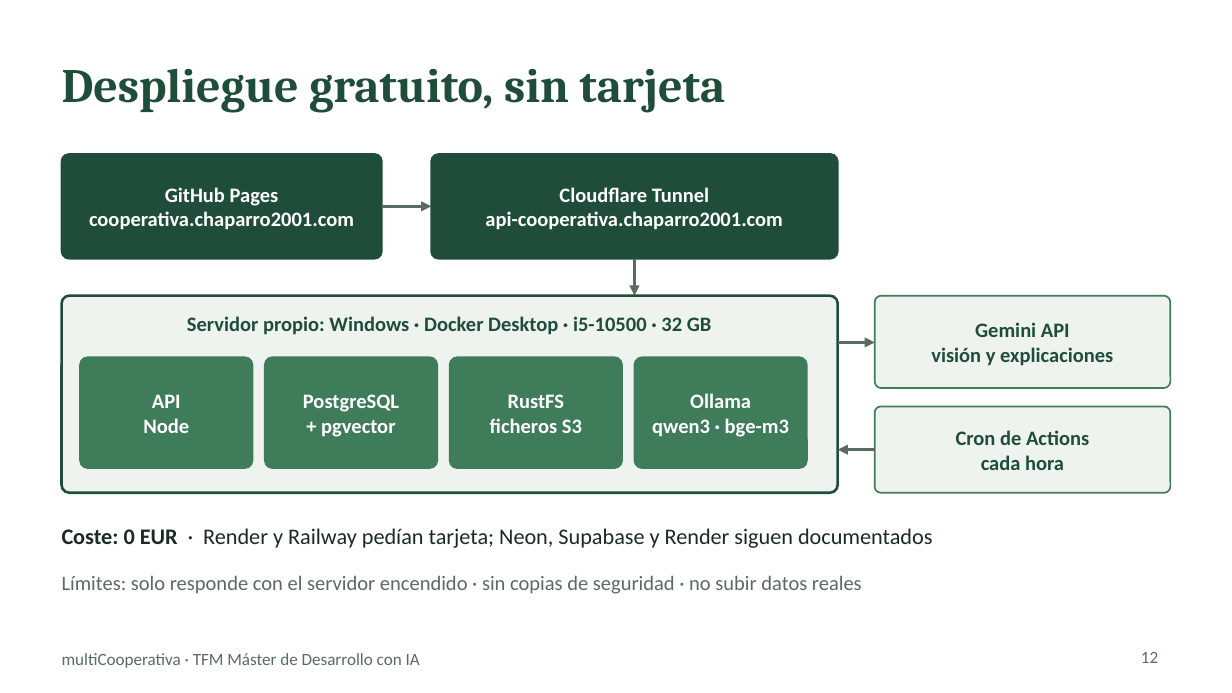
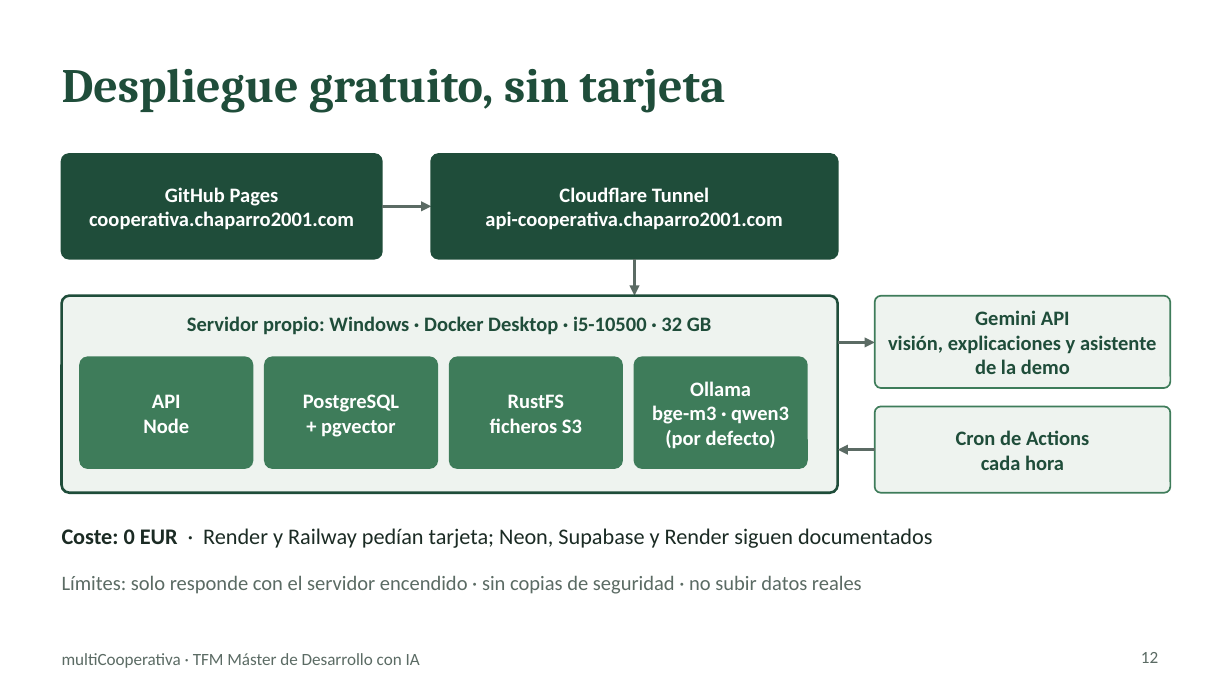
Before and after one commit to chaparro2001/multiCooperativa, a slide deck: slide 12 of docs/slides/multicooperativa-tfm.pptx. Drawn at 1232x693 pixels with LibreOffice and Linux fonts; fonts in the diff are those of the drawing. Boxes give left, top, right and bottom in pixels: in the first picture for what was removed or moved away, otherwise in the second. Text is boxed around its words. In the diff, an @@ line names an element or a change of style, - is before the commit and + after.

```diff
--- a/docs/slides/multicooperativa-tfm.pptx
+++ b/docs/slides/multicooperativa-tfm.pptx
@@ text at (x1=888, y1=335, x2=1156, y2=374): text changed @@
-visión y explicaciones
+visión, explicaciones y asistente de la demo
@@ text at (x1=652, y1=405, x2=789, y2=449): text changed @@
-qwen3 · bge-m3
+bge-m3 · qwen3 (por defecto)
```
Also in this commit, not shown: 8 other slides changed, 2 other files.
